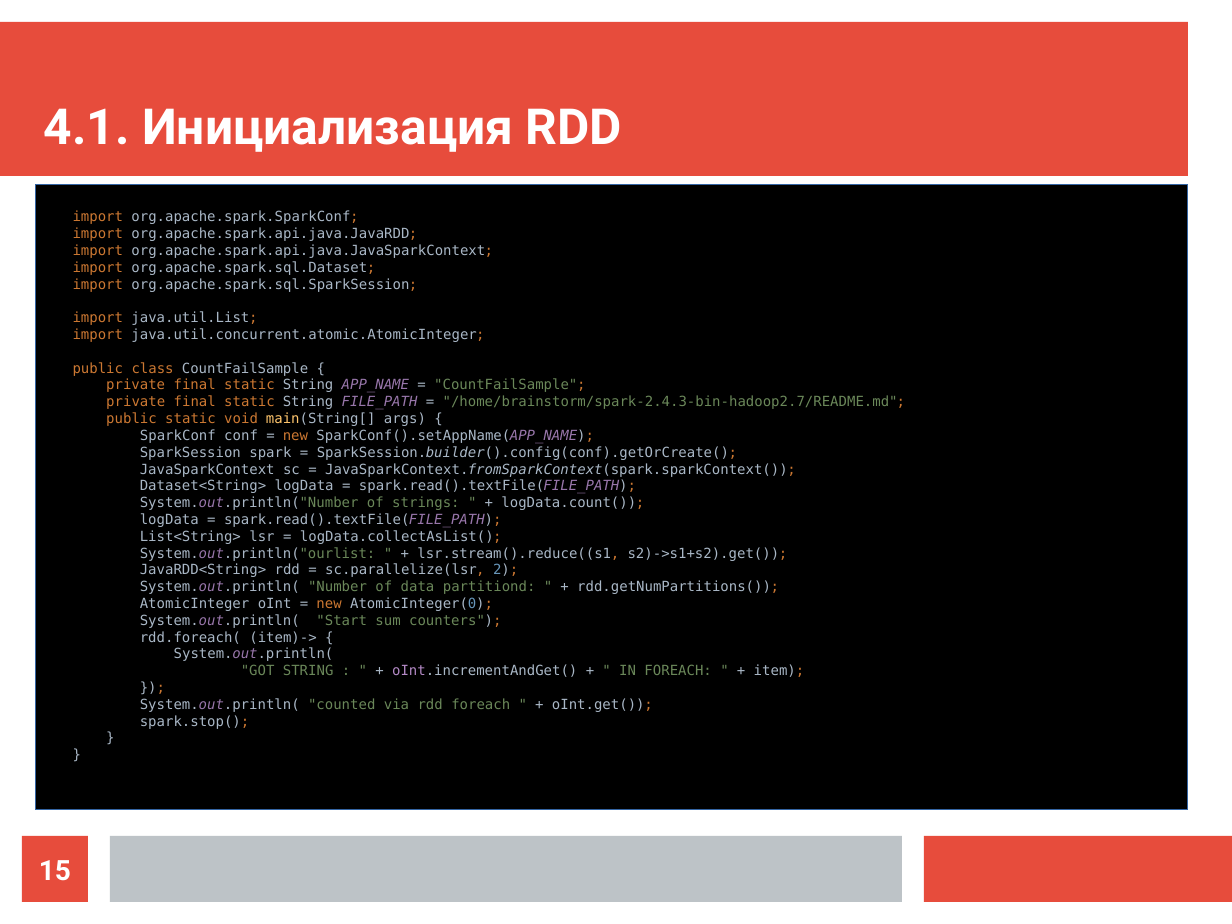
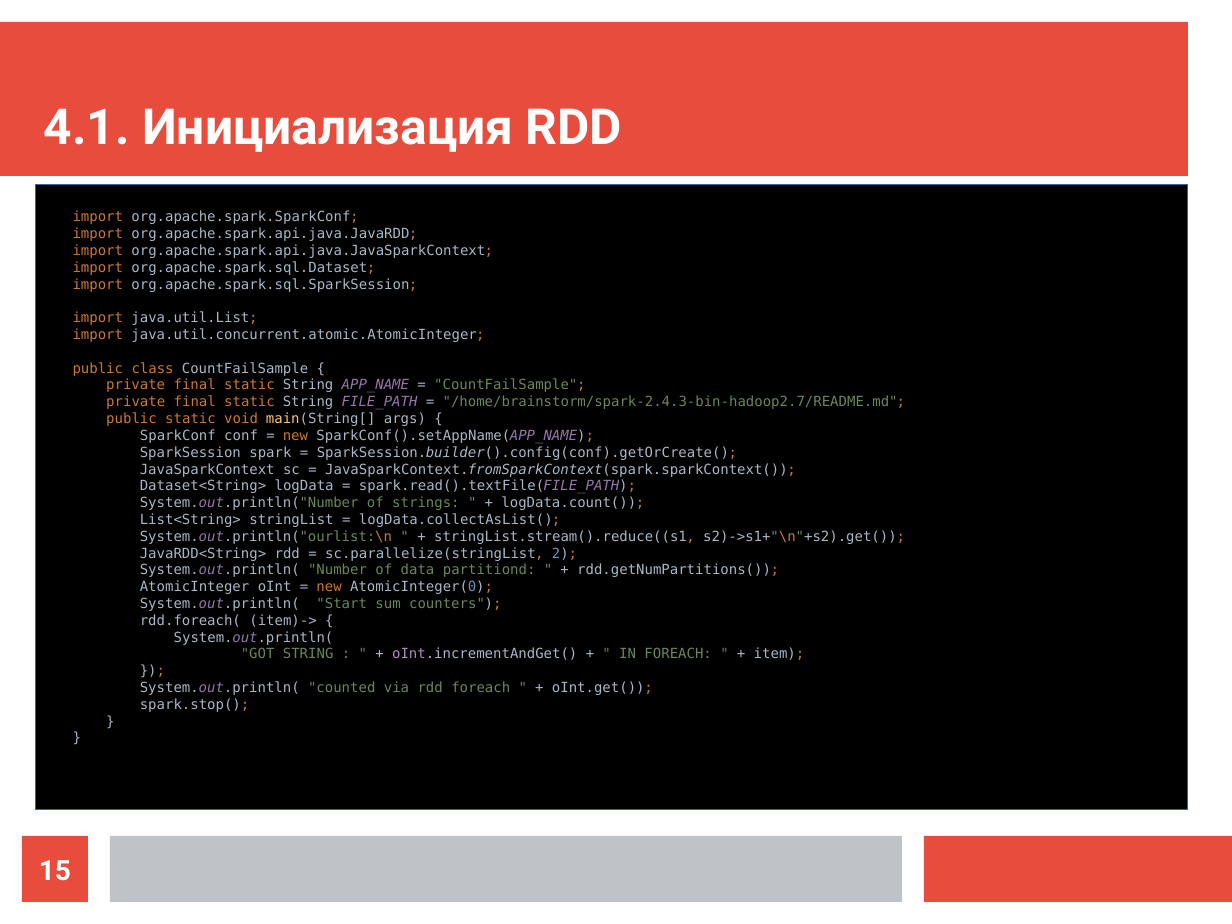
Before and after one commit to ilya1st/spark-samples, a slide deck: slide 15 of report_plan/report.odp. Drawn at 1232x924 pixels with LibreOffice and Linux fonts; fonts in the diff are those of the drawing. Boxes give left, top, right and bottom in pixels: in the first picture for what was removed or moved away, otherwise in the second. Text is boxed around its words. In the diff, an @@ line names an element or a change of style, - is before the commit and + after.

```diff
--- a/report_plan/report.odp
+++ b/report_plan/report.odp
@@ text at (73, 210, 906, 712): text changed @@
-import org.apache.spark.SparkConf;
-import org.apache.spark.api.java.JavaRDD;
-import org.apache.spark.api.java.JavaSparkContext;
-import org.apache.spark.sql.Dataset;
-import org.apache.spark.sql.SparkSession;
-import java.util.List;
-import java.util.concurrent.atomic.AtomicInteger;
-public class CountFailSample {
-private final static String APP_NAME = "CountFailSample";
-private final static String FILE_PATH = "/home/brainstorm/spark-2.4.3-bin-hadoop2.7/README.md";
-public static void main(String[] args) {
-SparkConf conf = new SparkConf().setAppName(APP_NAME);
-SparkSession spark = SparkSession.builder().config(conf).getOrCreate();
-JavaSparkContext sc = JavaSparkContext.fromSparkContext(spark.sparkContext());
-Dataset<String> logData = spark.read().textFile(FILE_PATH);
-System.out.println("Number of strings: " + logData.count());
-logData = spark.read().textFile(FILE_PATH);
-List<String> lsr = logData.collectAsList();
-System.out.println("ourlist: " + lsr.stream().reduce((s1, s2)->s1+s2).get());
-JavaRDD<String> rdd = sc.parallelize(lsr, 2);
-System.out.println( "Number of data partitiond: " + rdd.getNumPartitions());
-AtomicInteger oInt = new AtomicInteger(0);
-System.out.println( "Start sum counters");
-rdd.foreach( (item)-> {
-System.out.println(
-"GOT STRING : " + oInt.incrementAndGet() + " IN FOREACH: " + item);
-});
-System.out.println( "counted via rdd foreach " + oInt.get());
-spark.stop();
-}
-}
+import org.apache.spark.SparkConf;
+import org.apache.spark.api.java.JavaRDD;
+import org.apache.spark.api.java.JavaSparkContext;
+import org.apache.spark.sql.Dataset;
+import org.apache.spark.sql.SparkSession;
+import java.util.List;
+import java.util.concurrent.atomic.AtomicInteger;
+public class CountFailSample {
+private final static String APP_NAME = "CountFailSample";
+private final static String FILE_PATH = "/home/brainstorm/spark-2.4.3-bin-hadoop2.7/README.md";
+public static void main(String[] args) {
+SparkConf conf = new SparkConf().setAppName(APP_NAME);
+SparkSession spark = SparkSession.builder().config(conf).getOrCreate();
+JavaSparkContext sc = JavaSparkContext.fromSparkContext(spark.sparkContext());
+Dataset<String> logData = spark.read().textFile(FILE_PATH);
+System.out.println("Number of strings: " + logData.count());
+List<String> stringList = logData.collectAsList();
+System.out.println("ourlist:\n " + stringList.stream().reduce((s1, s2)->s1+"\n"+s2).get());
+JavaRDD<String> rdd = sc.parallelize(stringList, 2);
+System.out.println( "Number of data partitiond: " + rdd.getNumPartitions());
+AtomicInteger oInt = new AtomicInteger(0);
+System.out.println( "Start sum counters");
+rdd.foreach( (item)-> {
+System.out.println(
+"GOT STRING : " + oInt.incrementAndGet() + " IN FOREACH: " + item);
+});
+System.out.println( "counted via rdd foreach " + oInt.get());
+spark.stop();
+}
+}
```
Also in this commit, not shown: 7 other slides changed, 3 other files.
